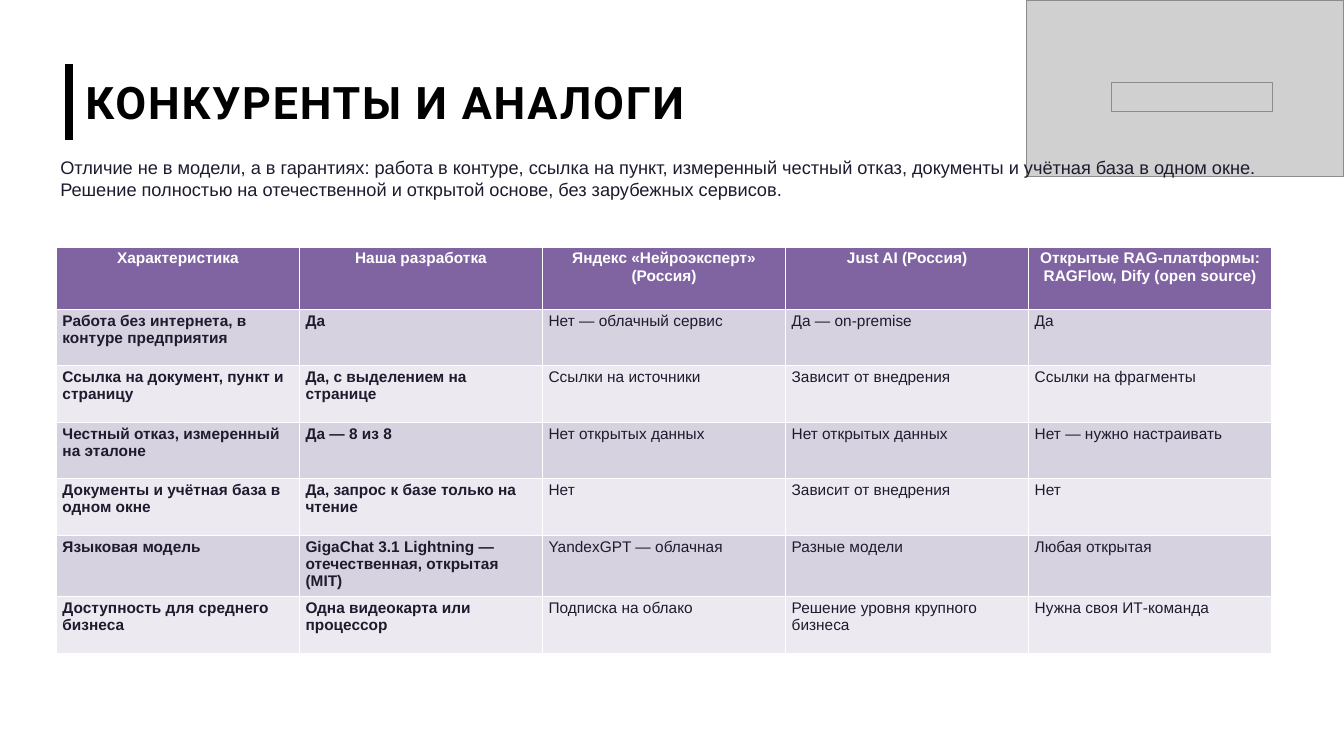
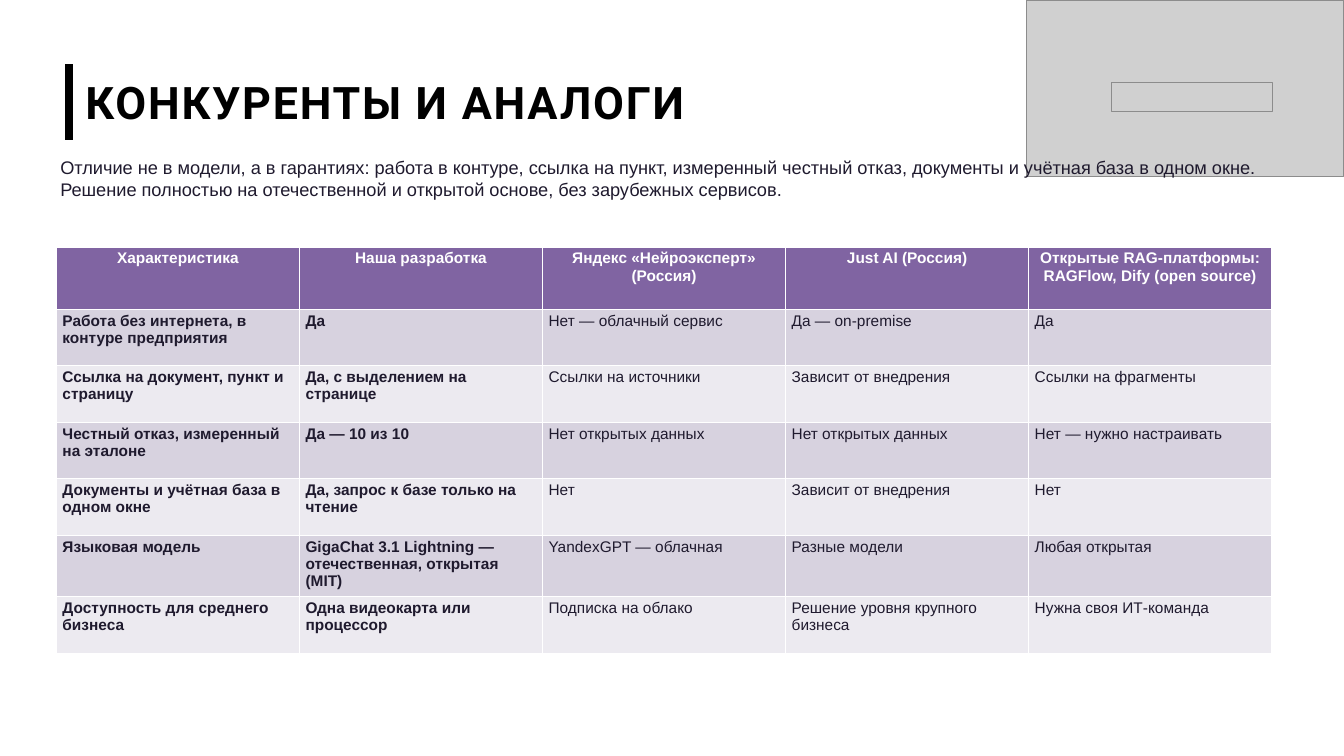
Before and after one commit to imaO0O/acselerator, a slide deck: slide 5 of docs/slides/prezentatsiya_chernovik.pptx. Drawn at 1344x756 pixels with LibreOffice and Linux fonts; fonts in the diff are those of the drawing; grey boxes stand for pictures; background and template pictures are left out. Boxes give left, top, right and bottom in pixels: in the first picture for what was removed or moved away, otherwise in the second. Text is boxed around its words. In the diff, an @@ line names an element or a change of style, - is before the commit and + after.

```diff
--- a/docs/slides/prezentatsiya_chernovik.pptx
+++ b/docs/slides/prezentatsiya_chernovik.pptx
@@ table at [56,247,1271,648] @@
-row 4, column 2: Да — 8 из 8
+row 4, column 2: Да — 10 из 10
```
Also in this commit, not shown: 5 other slides changed, 42 other files.
